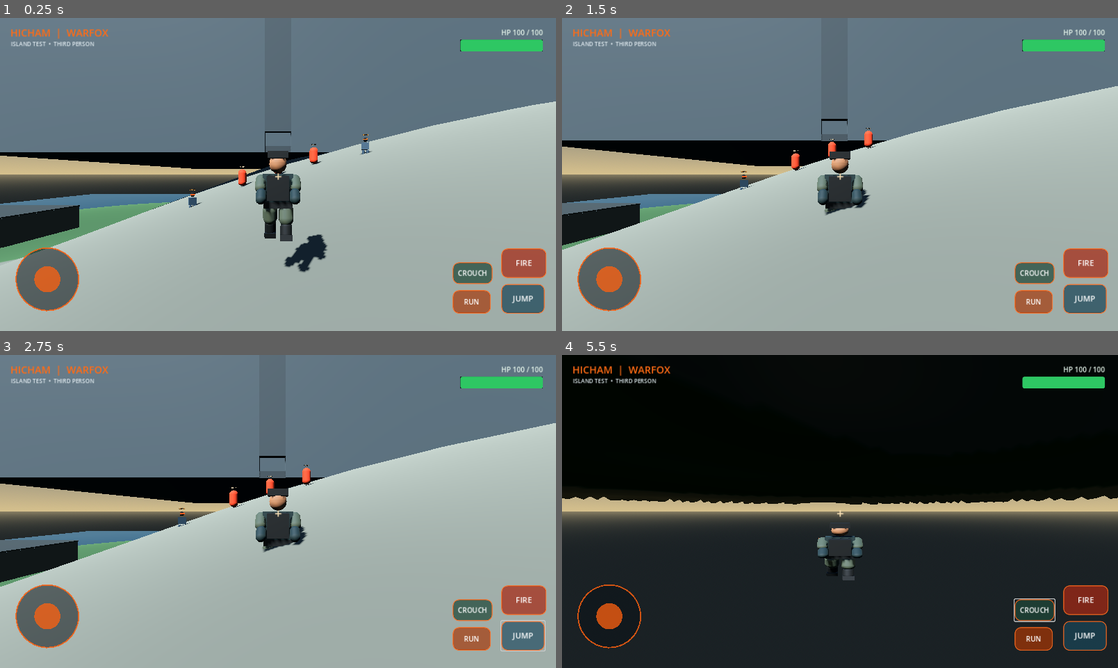
Above: before the commit, frames 1-4 (two rows, left to right).
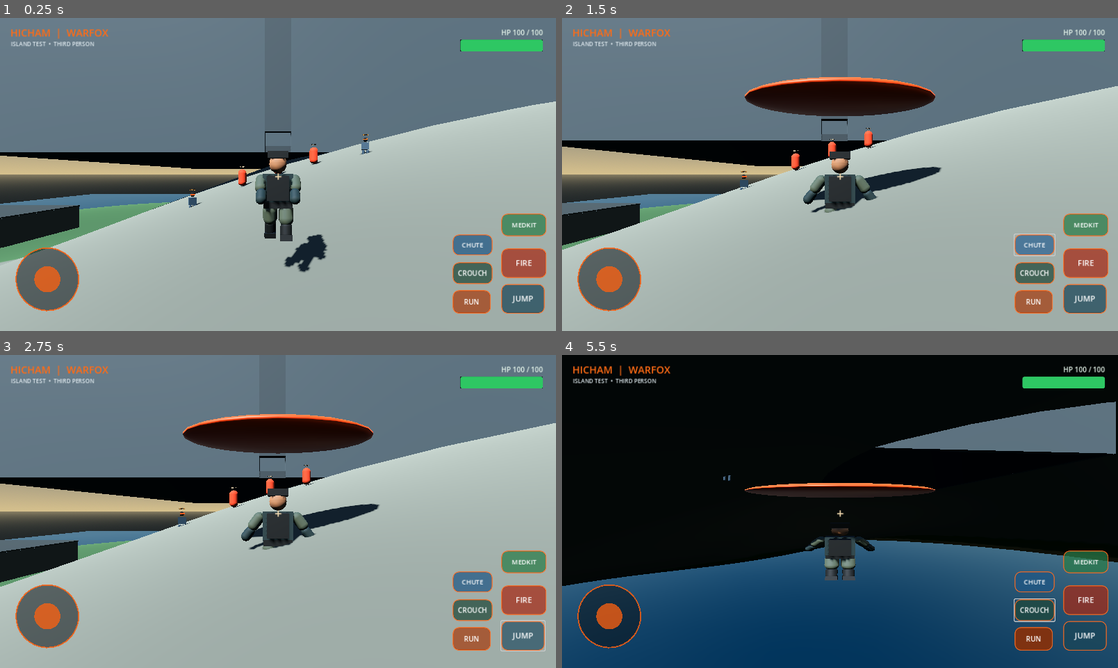
Above: after the commit, the same moments.

Repository: hicham07dzz-cyber/WARFOX
Game: Godot game, scene res://scenes/main.tscn
The game is run twice, just before and just after one commit, with the same random seed, the same clock (stepped at 60 frames per second) and the same inputs.
Inputs (mouse positions are in pixels of both pictures, inside the frame that each line leads up to):
- Up to frame 1 (0.25 s): no input
- Up to frame 2 (1.5 s): click (1084, 224) at 0.5 s, where only the run after the commit has a clickable "MEDKIT"; click (1034, 243) at 1.25 s, where only the run after the commit has a clickable "CHUTE"
- Up to frame 3 (2.75 s): click "JUMP" at 2 s
- Up to frame 4 (5.5 s): click "FIRE" at 2.75 s; click "RUN" at 3.5 s; click "CROUCH" at 4.25 s; move the mouse to (962, 495) at 5.02 s; hold D (move_right) from 5.03 s (still down); hold Ctrl (crouch) from 5.03 s (still down); click (962, 495) at 5.17 s; tap Space (jump) at 5.27 s; tap F (fire) at 5.3 s

The runs differ from the first frame. In frame 1, 1.0% of the frame differs, in the area x 81-99%, y 62-76%; in frame 2, 5.6%; in frame 3, 5.5%; in frame 4, 55%, in the area x 0-100%, y 14-100%.

Commit message:
Add mobile medkit and parachute action buttons

Diff:
--- a/scripts/mobile_hud.gd
+++ b/scripts/mobile_hud.gd
@@ -7,6 +7,8 @@
 var crouch_active := false
 var jump_pulse := false
 var fire_pulse := false
+var heal_pulse := false
+var parachute_pulse := false
 var health_bar: ProgressBar
 var health_text: Label
 
@@ -132,6 +134,32 @@
 	fire.button_down.connect(func(): fire_pulse = true)
 	root.add_child(fire)
 
+	var medkit := Button.new()
+	medkit.text = "MEDKIT"
+	medkit.size = Vector2(104, 52)
+	medkit.anchor_left = 1.0
+	medkit.anchor_top = 1.0
+	medkit.anchor_right = 1.0
+	medkit.anchor_bottom = 1.0
+	medkit.position = Vector2(-126, -270)
+	medkit.add_theme_font_size_override("font_size", 15)
+	_style_button(medkit, Color(0.16, 0.48, 0.28))
+	medkit.pressed.connect(func(): heal_pulse = true)
+	root.add_child(medkit)
+
+	var chute := Button.new()
+	chute.text = "CHUTE"
+	chute.size = Vector2(92, 48)
+	chute.anchor_left = 1.0
+	chute.anchor_top = 1.0
+	chute.anchor_right = 1.0
+	chute.anchor_bottom = 1.0
+	chute.position = Vector2(-238, -222)
+	chute.add_theme_font_size_override("font_size", 15)
+	_style_button(chute, Color(0.12, 0.34, 0.52))
+	chute.pressed.connect(func(): parachute_pulse = true)
+	root.add_child(chute)
+
 	var sprint := Button.new()
 	sprint.text = "RUN"
 	sprint.size = Vector2(88, 54)
@@ -167,12 +195,14 @@
 
 func _process(_delta: float) -> void:
 	if player != null:
-		player.set_mobile_input(joystick_vector, sprint_active, jump_pulse, crouch_active, fire_pulse)
+		player.set_mobile_input(joystick_vector, sprint_active, jump_pulse, crouch_active, fire_pulse, heal_pulse, parachute_pulse)
 		if health_bar != null:
 			health_bar.value = player.health
 			health_text.text = "HP " + str(player.health) + " / 100"
 	jump_pulse = false
 	fire_pulse = false
+	heal_pulse = false
+	parachute_pulse = false
 
 class TouchStick extends Control:
 	signal stick_changed(value: Vector2)
